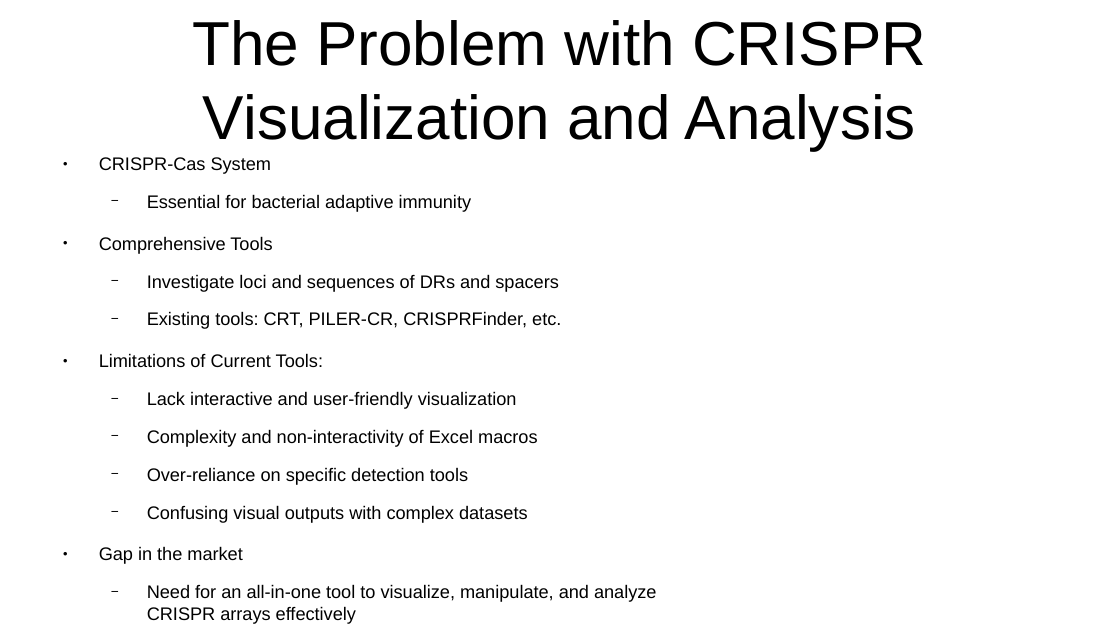
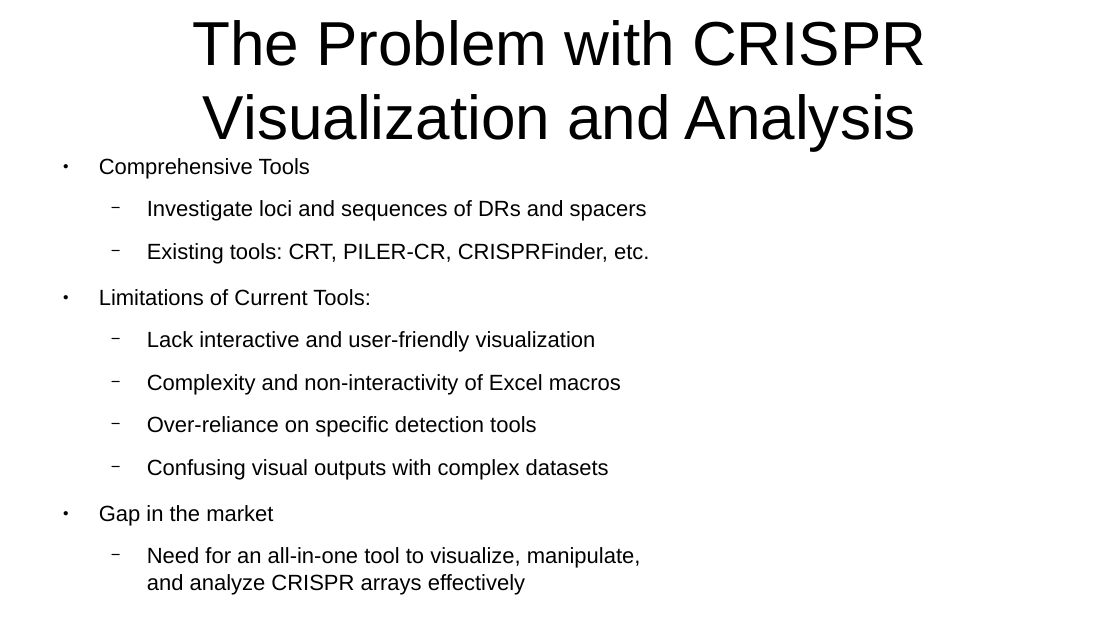
Before and after one commit to jwmathis/SSE591_Project3, a slide deck: slide 4 of Peer Review 1.pptx (slide 2 before the commit). Drawn at 1120x630 pixels with LibreOffice and Linux fonts; fonts in the diff are those of the drawing. Boxes give left, top, right and bottom in pixels: in the first picture for what was removed or moved away, otherwise in the second. Text is boxed around its words. In the diff, an @@ line names an element or a change of style, - is before the commit and + after.

Commit message:
updated slides

```diff
--- a/Peer Review 1.pptx
+++ b/Peer Review 1.pptx
@@ text "Comprehensive Tools" at <box>99,158,649,595</box>: size 12.9 to 15.6 pt @@
@@ text at <box>99,157,472,212</box>: paragraphs removed @@
-● CRISPR-Cas System
-  − Essential for bacterial adaptive immunity
```
Also in this commit, not shown: 1 other slide changed, 3 slides added, 1 slide removed, 1 other file.
